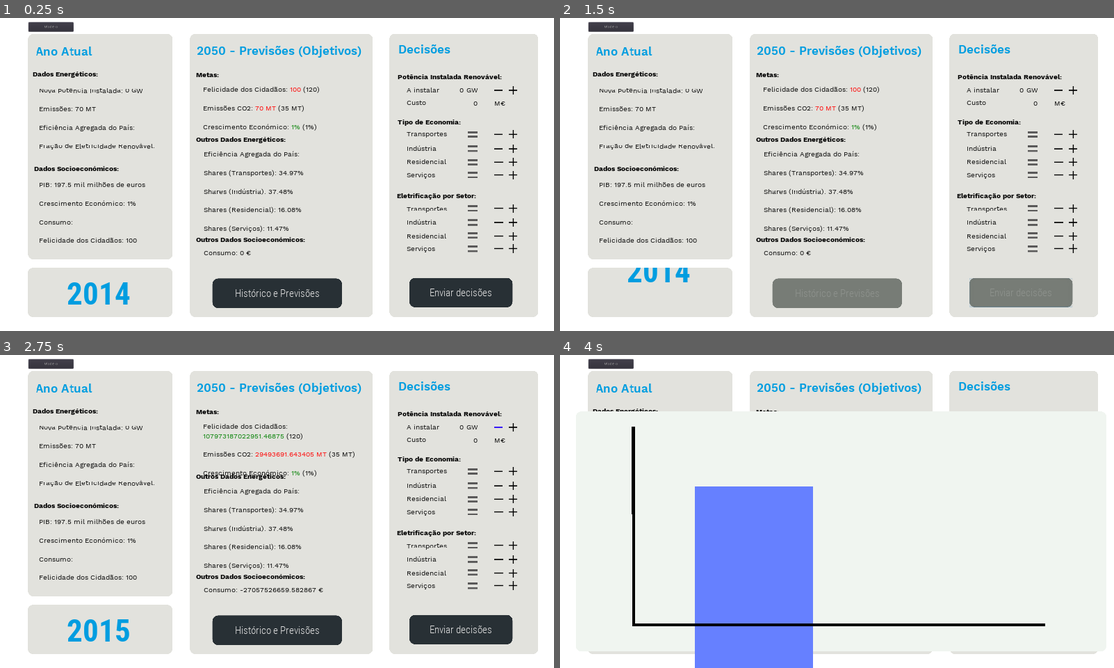
Above: before the commit, frames 1-4 (two rows, left to right).
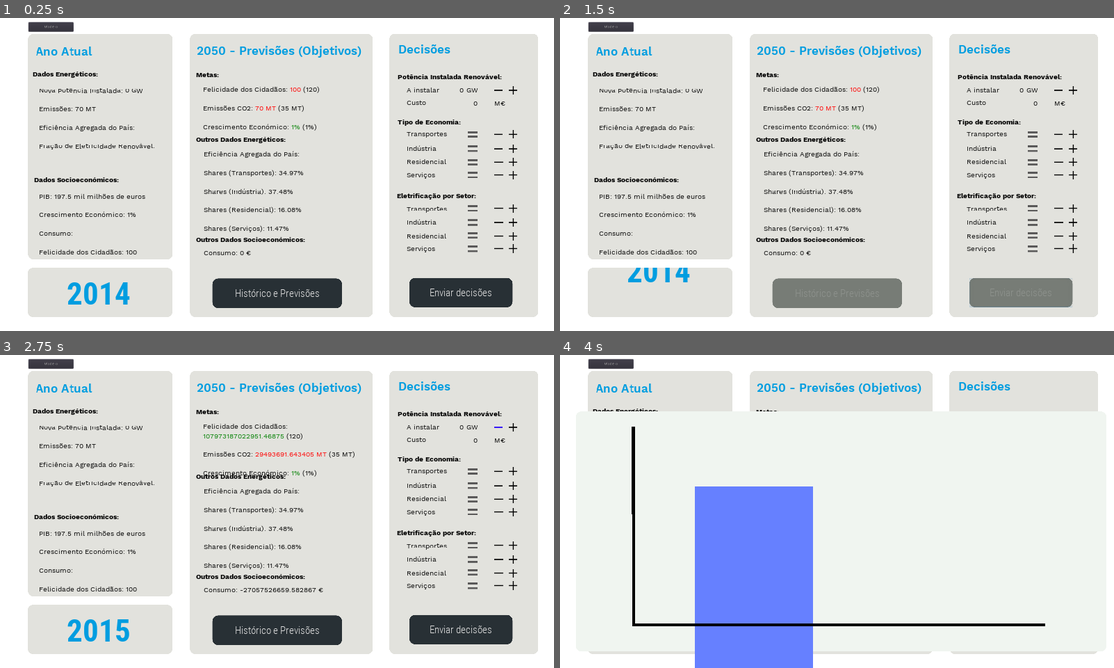
Above: after the commit, the same moments.

Repository: TiagoTaveira/ExergyX
Game: Godot game, scene res://MainScene.tscn
Two runs of this game, one before a commit and one after it. Both use one fixed random seed, a clock stepped at 60 frames per second and the inputs below.
Inputs (mouse positions are in pixels of both pictures, inside the frame that each line leads up to):
- Up to frame 1 (0.25 s): no input
- Up to frame 2 (1.5 s): click "Enviar decisões" at 0.5 s; click "Confirmar e ir para 2015" at 1.25 s
- Up to frame 3 (2.75 s): click (498, 430) at 2.02 s
- Up to frame 4 (4 s): click (1075, 473) at 2.75 s; click "Histórico e Previsões" at 3.5 s

The runs differ from the first frame. In frame 1, 1.1% of the frame differs, in the area x 6-27%, y 47-76%; in frame 2, 1.1%; in frame 3, 1.1%; in frame 4, nothing differs.

Commit message:
All arrows fully functional in all parts of the game

Diff:
--- a/MainScene.gd
+++ b/MainScene.gd
@@ -22,6 +22,14 @@
 	get_node("ContainerDecisoes/ScrollContainer/Control5/Plus").connect("pressed", self, "on_Residential_Plus_Button_pressed")
 	get_node("ContainerDecisoes/ScrollContainer/Control6/Minus").connect("pressed", self, "on_Services_Minus_Button_pressed")
 	get_node("ContainerDecisoes/ScrollContainer/Control6/Plus").connect("pressed", self, "on_Services_Plus_Button_pressed")
+	get_node("ContainerDecisoes/ScrollContainer/Control8/Minus").connect("pressed", self, "on_Transport_Electrification_Minus_Button_pressed")
+	get_node("ContainerDecisoes/ScrollContainer/Control8/Plus").connect("pressed", self, "on_Transport_Electrification_Plus_Button_pressed")
+	get_node("ContainerDecisoes/ScrollContainer/Control9/Minus").connect("pressed", self, "on_Industry_Electrification_Minus_Button_pressed")
+	get_node("ContainerDecisoes/ScrollContainer/Control9/Plus").connect("pressed", self, "on_Industry_Electrification_Plus_Button_pressed")
+	get_node("ContainerDecisoes/ScrollContainer/Control10/Minus").connect("pressed", self, "on_Residential_Electrification_Minus_Button_pressed")
+	get_node("ContainerDecisoes/ScrollContainer/Control10/Plus").connect("pressed", self, "on_Residential_Electrification_Plus_Button_pressed")
+	get_node("ContainerDecisoes/ScrollContainer/Control11/Minus").connect("pressed", self, "on_Services_Electrification_Minus_Button_pressed")
+	get_node("ContainerDecisoes/ScrollContainer/Control11/Plus").connect("pressed", self, "on_Services_Electrification_Plus_Button_pressed")
 	get_node("ConfirmationPopup/Control/ConfirmarDecisoes").connect("pressed", self, "on_Confirm_Button_pressed")
 	get_node("ConfirmationPopup/Control/CancelarDecisoes").connect("pressed", self, "on_Cancel_Button_pressed")
 
@@ -43,6 +51,11 @@
 	PlayerVariables.economy_type_percentage_industry = Model.shares_exergia_final_industria_do_ano[Model.ano_atual_indice] * 100.0
 	PlayerVariables.economy_type_percentage_residential = Model.shares_exergia_final_residencial_do_ano[Model.ano_atual_indice] * 100.0
 	PlayerVariables.economy_type_percentage_services = Model.shares_exergia_final_servicos_do_ano[Model.ano_atual_indice] * 100.0
+
+	PlayerVariables.electrification_by_sector_percentage_transportation = Model.shares_exergia_final_transportes_eletricidade_do_ano[Model.ano_atual_indice] * 100.0
+	PlayerVariables.electrification_by_sector_percentage_industry = Model.shares_exergia_final_industria_eletricidade_do_ano[Model.ano_atual_indice] * 100.0
+	PlayerVariables.electrification_by_sector_percentage_residential = Model.shares_exergia_final_residencial_eletricidade_do_ano[Model.ano_atual_indice] * 100.0
+	PlayerVariables.electrification_by_sector_percentage_services = Model.shares_exergia_final_servicos_eletricidade_do_ano[Model.ano_atual_indice] * 100.0
 
 func send_game_decisions_to_model():
 	Model.input_potencia_a_instalar = PlayerVariables.investment_renewables_percentage
@@ -94,10 +107,15 @@
 	PlayerVariables.final_year_utility = Model.utilidade_do_ano[Model.ano_atual_indice]
 	PlayerVariables.final_year_emissions = Model.emissoes_totais_do_ano[Model.ano_atual_indice]
 
-	PlayerVariables.economy_type_percentage_transportation = Model.shares_exergia_final_transportes_do_ano[Model.ano_atual_indice] * 100.0  #TODD: Apresentar com 1 casa decimal
+	PlayerVariables.economy_type_percentage_transportation = Model.shares_exergia_final_transportes_do_ano[Model.ano_atual_indice] * 100.0  #TODO: Apresentar com 1 casa decimal
 	PlayerVariables.economy_type_percentage_industry = Model.shares_exergia_final_industria_do_ano[Model.ano_atual_indice] * 100.0
 	PlayerVariables.economy_type_percentage_residential = Model.shares_exergia_final_residencial_do_ano[Model.ano_atual_indice] * 100.0
 	PlayerVariables.economy_type_percentage_services = Model.shares_exergia_final_servicos_do_ano[Model.ano_atual_indice] * 100.0
+
+	PlayerVariables.electrification_by_sector_percentage_transportation = Model.shares_exergia_final_transportes_eletricidade_do_ano[Model.ano_atual_indice] * 100.0
+	PlayerVariables.electrification_by_sector_percentage_industry = Model.shares_exergia_final_industria_eletricidade_do_ano[Model.ano_atual_indice] * 100.0
+	PlayerVariables.electrification_by_sector_percentage_residential = Model.shares_exergia_final_residencial_eletricidade_do_ano[Model.ano_atual_indice] * 100.0
+	PlayerVariables.electrification_by_sector_percentage_services = Model.shares_exergia_final_servicos_eletricidade_do_ano[Model.ano_atual_indice] * 100.0
 
 # Handle game text
 func update_text():
@@ -169,6 +187,47 @@
 func on_Services_Plus_Button_pressed():
 	if(PlayerVariables.economy_type_level_services < 11):
 		PlayerVariables.economy_type_level_services = PlayerVariables.economy_type_level_services + 1
+		update_level_images()
+
+
+func on_Transport_Electrification_Minus_Button_pressed():
+	if(PlayerVariables.electrification_by_sector_level_transportation > 1):
+		PlayerVariables.electrification_by_sector_level_transportation = PlayerVariables.electrification_by_sector_level_transportation - 1
+		update_level_images()
+
+func on_Transport_Electrification_Plus_Button_pressed():
+	if(PlayerVariables.electrification_by_sector_level_transportation < 11):
+		PlayerVariables.electrification_by_sector_level_transportation = PlayerVariables.electrification_by_sector_level_transportation + 1
+		update_level_images()
+
+func on_Industry_Electrification_Minus_Button_pressed():
+	if(PlayerVariables.electrification_by_sector_level_industry > 1):
+		PlayerVariables.electrification_by_sector_level_industry = PlayerVariables.electrification_by_sector_level_industry - 1
+		update_level_images()
+
+func on_Industry_Electrification_Plus_Button_pressed():
+	if(PlayerVariables.electrification_by_sector_level_industry < 11):
+		PlayerVariables.electrification_by_sector_level_industry = PlayerVariables.electrification_by_sector_level_industry + 1
+		update_level_images()
+
+func on_Residential_Electrification_Minus_Button_pressed():
+	if(PlayerVariables.electrification_by_sector_level_residential > 1):
+		PlayerVariables.electrification_by_sector_level_residential = PlayerVariables.electrification_by_sector_level_residential - 1
+		update_level_images()
+
+func on_Residential_Electrification_Plus_Button_pressed():
+	if(PlayerVariables.electrification_by_sector_level_residential < 11):
+		PlayerVariables.electrification_by_sector_level_residential = PlayerVariables.electrification_by_sector_level_residential + 1
+		update_level_images()
+
+func on_Services_Electrification_Minus_Button_pressed():
+	if(PlayerVariables.electrification_by_sector_level_services > 1):
+		PlayerVariables.electrification_by_sector_level_services = PlayerVariables.electrification_by_sector_level_services - 1
+		update_level_images()
+
+func on_Services_Electrification_Plus_Button_pressed():
+	if(PlayerVariables.electrification_by_sector_level_services < 11):
+		PlayerVariables.electrification_by_sector_level_services = PlayerVariables.electrification_by_sector_level_services + 1
 		update_level_images()
 
 
@@ -299,7 +358,7 @@
 	get_tree().change_scene("res://my_scene.tscn")
 
 
-
+# DEPRECATED
 func calculate_percentages():
 	##Economy Types
 	var total_points = PlayerVariables.economy_type_level_transportation + PlayerVariables.economy_type_level_industry + PlayerVariables.economy_type_level_residential + PlayerVariables.economy_type_level_services
@@ -342,6 +401,8 @@
 	#PlayerVariables.final_year_emissions = round(PlayerVariables.final_year_emissions*(rand_range(0.9, 1.1) - 0.005 * PlayerVariables.investment_renewables_percentage))
 
 func disable_all_buttons():
+	get_node("ContainerDecisoes/ScrollContainer/Control/Minus").disabled = true
+	get_node("ContainerDecisoes/ScrollContainer/Control/Plus").disabled = true
 	get_node("ContainerDecisoes/ScrollContainer/Control3/Minus").disabled = true
 	get_node("ContainerDecisoes/ScrollContainer/Control3/Plus").disabled = true
 	get_node("ContainerDecisoes/ScrollContainer/Control4/Minus").disabled = true
@@ -350,11 +411,21 @@
 	get_node("ContainerDecisoes/ScrollContainer/Control5/Plus").disabled = true
 	get_node("ContainerDecisoes/ScrollContainer/Control6/Minus").disabled = true
 	get_node("ContainerDecisoes/ScrollContainer/Control6/Plus").disabled = true
+	get_node("ContainerDecisoes/ScrollContainer/Control8/Minus").disabled = true
+	get_node("ContainerDecisoes/ScrollContainer/Control8/Plus").disabled = true
+	get_node("ContainerDecisoes/ScrollContainer/Control9/Minus").disabled = true
+	get_node("ContainerDecisoes/ScrollContainer/Control9/Plus").disabled = true
+	get_node("ContainerDecisoes/ScrollContainer/Control10/Minus").disabled = true
+	get_node("ContainerDecisoes/ScrollContainer/Control10/Plus").disabled = true
+	get_node("ContainerDecisoes/ScrollContainer/Control11/Minus").disabled = true
+	get_node("ContainerDecisoes/ScrollContainer/Control11/Plus").disabled = true
 	get_node("ContainerDecisoes/EnviarDecisoes").disabled = true
 	get_node("ContainerPrevisoes/HistoricoPrevisoes").disabled = true
 
 
 func enable_all_buttons():
+	get_node("ContainerDecisoes/ScrollContainer/Control/Minus").disabled = false
+	get_node("ContainerDecisoes/ScrollContainer/Control/Plus").disabled = false
 	get_node("ContainerDecisoes/ScrollContainer/Control3/Minus").disabled = false
 	get_node("ContainerDecisoes/ScrollContainer/Control3/Plus").disabled = false
 	get_node("ContainerDecisoes/ScrollContainer/Control4/Minus").disabled = false
@@ -363,6 +434,14 @@
 	get_node("ContainerDecisoes/ScrollContainer/Control5/Plus").disabled = false
 	get_node("ContainerDecisoes/ScrollContainer/Control6/Minus").disabled = false
 	get_node("ContainerDecisoes/ScrollContainer/Control6/Plus").disabled = false
+	get_node("ContainerDecisoes/ScrollContainer/Control8/Minus").disabled = false
+	get_node("ContainerDecisoes/ScrollContainer/Control8/Plus").disabled = false
+	get_node("ContainerDecisoes/ScrollContainer/Control9/Minus").disabled = false
+	get_node("ContainerDecisoes/ScrollContainer/Control9/Plus").disabled = false
+	get_node("ContainerDecisoes/ScrollContainer/Control10/Minus").disabled = false
+	get_node("ContainerDecisoes/ScrollContainer/Control10/Plus").disabled = false
+	get_node("ContainerDecisoes/ScrollContainer/Control11/Minus").disabled = false
+	get_node("ContainerDecisoes/ScrollContainer/Control11/Plus").disabled = false
 	get_node("ContainerDecisoes/EnviarDecisoes").disabled = false
 	get_node("ContainerPrevisoes/HistoricoPrevisoes").disabled = false
 
@@ -517,16 +596,152 @@
 
 
 	##Electrification
-
-
-
-
-
-
-
-
-
-## MODEL POPUP
+	#Transports
+	if(PlayerVariables.electrification_by_sector_level_transportation == 1):
+		get_node("ContainerDecisoes/ScrollContainer/Control8/Level").texture = load("res://down5.png")
+		get_node("ConfirmationPopup/Control/Transportes2/Level").texture  = load("res://down5.png")
+	if(PlayerVariables.electrification_by_sector_level_transportation == 2):
+		get_node("ContainerDecisoes/ScrollContainer/Control8/Level").texture = load("res://down4.png")
+		get_node("ConfirmationPopup/Control/Transportes2/Level").texture  = load("res://down4.png")
+	if(PlayerVariables.electrification_by_sector_level_transportation == 3):
+		get_node("ContainerDecisoes/ScrollContainer/Control8/Level").texture = load("res://down3.png")
+		get_node("ConfirmationPopup/Control/Transportes2/Level").texture  = load("res://down3.png")
+	if(PlayerVariables.electrification_by_sector_level_transportation == 4):
+		get_node("ContainerDecisoes/ScrollContainer/Control8/Level").texture = load("res://down2.png")
+		get_node("ConfirmationPopup/Control/Transportes2/Level").texture  = load("res://down2.png")
+	if(PlayerVariables.electrification_by_sector_level_transportation == 5):
+		get_node("ContainerDecisoes/ScrollContainer/Control8/Level").texture = load("res://down1.png")
+		get_node("ConfirmationPopup/Control/Transportes2/Level").texture  = load("res://down1.png")
+	if(PlayerVariables.electrification_by_sector_level_transportation == 6):
+		get_node("ContainerDecisoes/ScrollContainer/Control8/Level").texture = load("res://middle0.png")
+		get_node("ConfirmationPopup/Control/Transportes2/Level").texture  = load("res://middle0.png")
+	if(PlayerVariables.electrification_by_sector_level_transportation == 7):
+		get_node("ContainerDecisoes/ScrollContainer/Control8/Level").texture = load("res://up1.png")
+		get_node("ConfirmationPopup/Control/Transportes2/Level").texture  = load("res://up1.png")
+	if(PlayerVariables.electrification_by_sector_level_transportation == 8):
+		get_node("ContainerDecisoes/ScrollContainer/Control8/Level").texture = load("res://up2.png")
+		get_node("ConfirmationPopup/Control/Transportes2/Level").texture  = load("res://up2.png")
+	if(PlayerVariables.electrification_by_sector_level_transportation == 9):
+		get_node("ContainerDecisoes/ScrollContainer/Control8/Level").texture = load("res://up3.png")
+		get_node("ConfirmationPopup/Control/Transportes2/Level").texture  = load("res://up3.png")
+	if(PlayerVariables.electrification_by_sector_level_transportation == 10):
+		get_node("ContainerDecisoes/ScrollContainer/Control8/Level").texture = load("res://up4.png")
+		get_node("ConfirmationPopup/Control/Transportes2/Level").texture  = load("res://up4.png")
+	if(PlayerVariables.electrification_by_sector_level_transportation == 11):
+		get_node("ContainerDecisoes/ScrollContainer/Control8/Level").texture = load("res://up5.png")
+		get_node("ConfirmationPopup/Control/Transportes2/Level").texture  = load("res://up5.png")
+	#Industry
+	if(PlayerVariables.electrification_by_sector_level_industry == 1):
+		get_node("ContainerDecisoes/ScrollContainer/Control9/Level").texture = load("res://down5.png")
+		get_node("ConfirmationPopup/Control/Industria2/Level").texture  = load("res://down5.png")
+	if(PlayerVariables.electrification_by_sector_level_industry == 2):
+		get_node("ContainerDecisoes/ScrollContainer/Control9/Level").texture = load("res://down4.png")
+		get_node("ConfirmationPopup/Control/Industria2/Level").texture  = load("res://down4.png")
+	if(PlayerVariables.electrification_by_sector_level_industry == 3):
+		get_node("ContainerDecisoes/ScrollContainer/Control9/Level").texture = load("res://down3.png")
+		get_node("ConfirmationPopup/Control/Industria2/Level").texture  = load("res://down3.png")
+	if(PlayerVariables.electrification_by_sector_level_industry == 4):
+		get_node("ContainerDecisoes/ScrollContainer/Control9/Level").texture = load("res://down2.png")
+		get_node("ConfirmationPopup/Control/Industria2/Level").texture  = load("res://down2.png")
+	if(PlayerVariables.electrification_by_sector_level_industry == 5):
+		get_node("ContainerDecisoes/ScrollContainer/Control9/Level").texture = load("res://down1.png")
+		get_node("ConfirmationPopup/Control/Industria2/Level").texture  = load("res://down1.png")
+	if(PlayerVariables.electrification_by_sector_level_industry == 6):
+		get_node("ContainerDecisoes/ScrollContainer/Control9/Level").texture = load("res://middle0.png")
+		get_node("ConfirmationPopup/Control/Industria2/Level").texture  = load("res://middle0.png")
+	if(PlayerVariables.electrification_by_sector_level_industry == 7):
+		get_node("ContainerDecisoes/ScrollContainer/Control9/Level").texture = load("res://up1.png")
+		get_node("ConfirmationPopup/Control/Industria2/Level").texture  = load("res://up1.png")
+	if(PlayerVariables.electrification_by_sector_level_industry == 8):
+		get_node("ContainerDecisoes/ScrollContainer/Control9/Level").texture = load("res://up2.png")
+		get_node("ConfirmationPopup/Control/Industria2/Level").texture  = load("res://up2.png")
+	if(PlayerVariables.electrification_by_sector_level_industry == 9):
+		get_node("ContainerDecisoes/ScrollContainer/Control9/Level").texture = load("res://up3.png")
+		get_node("ConfirmationPopup/Control/Industria2/Level").texture  = load("res://up3.png")
+	if(PlayerVariables.electrification_by_sector_level_industry == 10):
+		get_node("ContainerDecisoes/ScrollContainer/Control9/Level").texture = load("res://up4.png")
+		get_node("ConfirmationPopup/Control/Industria2/Level").texture  = load("res://up4.png")
+	if(PlayerVariables.electrification_by_sector_level_industry == 11):
+		get_node("ContainerDecisoes/ScrollContainer/Control9/Level").texture = load("res://up5.png")
+		get_node("ConfirmationPopup/Control/Industria2/Level").texture  = load("res://up5.png")
+	#Residential
+	if(PlayerVariables.electrification_by_sector_level_residential == 1):
+		get_node("ContainerDecisoes/ScrollContainer/Control10/Level").texture = load("res://down5.png")
+		get_node("ConfirmationPopup/Control/Residencial2/Level").texture  = load("res://down5.png")
+	if(PlayerVariables.electrification_by_sector_level_residential == 2):
+		get_node("ContainerDecisoes/ScrollContainer/Control10/Level").texture = load("res://down4.png")
+		get_node("ConfirmationPopup/Control/Residencial2/Level").texture  = load("res://down4.png")
+	if(PlayerVariables.electrification_by_sector_level_residential == 3):
+		get_node("ContainerDecisoes/ScrollContainer/Control10/Level").texture = load("res://down3.png")
+		get_node("ConfirmationPopup/Control/Residencial2/Level").texture  = load("res://down3.png")
+	if(PlayerVariables.electrification_by_sector_level_residential == 4):
+		get_node("ContainerDecisoes/ScrollContainer/Control10/Level").texture = load("res://down2.png")
+		get_node("ConfirmationPopup/Control/Residencial2/Level").texture  = load("res://down2.png")
+	if(PlayerVariables.electrification_by_sector_level_residential == 5):
+		get_node("ContainerDecisoes/ScrollContainer/Control10/Level").texture = load("res://down1.png")
+		get_node("ConfirmationPopup/Control/Residencial2/Level").texture  = load("res://down1.png")
+	if(PlayerVariables.electrification_by_sector_level_residential == 6):
+		get_node("ContainerDecisoes/ScrollContainer/Control10/Level").texture = load("res://middle0.png")
+		get_node("ConfirmationPopup/Control/Residencial2/Level").texture  = load("res://middle0.png")
+	if(PlayerVariables.electrification_by_sector_level_residential == 7):
+		get_node("ContainerDecisoes/ScrollContainer/Control10/Level").texture = load("res://up1.png")
+		get_node("ConfirmationPopup/Control/Residencial2/Level").texture  = load("res://up1.png")
+	if(PlayerVariables.electrification_by_sector_level_residential == 8):
+		get_node("ContainerDecisoes/ScrollContainer/Control10/Level").texture = load("res://up2.png")
+		get_node("ConfirmationPopup/Control/Residencial2/Level").texture  = load("res://up2.png")
+	if(PlayerVariables.electrification_by_sector_level_residential == 9):
+		get_node("ContainerDecisoes/ScrollContainer/Control10/Level").texture = load("res://up3.png")
+		get_node("ConfirmationPopup/Control/Residencial2/Level").texture  = load("res://up3.png")
+	if(PlayerVariables.electrification_by_sector_level_residential == 10):
+		get_node("ContainerDecisoes/ScrollContainer/Control10/Level").texture = load("res://up4.png")
+		get_node("ConfirmationPopup/Control/Residencial2/Level").texture  = load("res://up4.png")
+	if(PlayerVariables.electrification_by_sector_level_residential == 11):
+		get_node("ContainerDecisoes/ScrollContainer/Control10/Level").texture = load("res://up5.png")
+		get_node("ConfirmationPopup/Control/Residencial2/Level").texture  = load("res://up5.png")
+	#Services
+	if(PlayerVariables.electrification_by_sector_level_services == 1):
+		get_node("ContainerDecisoes/ScrollContainer/Control11/Level").texture = load("res://down5.png")
+		get_node("ConfirmationPopup/Control/Servicos2/Level").texture  = load("res://down5.png")
+	if(PlayerVariables.electrification_by_sector_level_services == 2):
+		get_node("ContainerDecisoes/ScrollContainer/Control11/Level").texture = load("res://down4.png")
+		get_node("ConfirmationPopup/Control/Servicos2/Level").texture  = load("res://down4.png")
+	if(PlayerVariables.electrification_by_sector_level_services == 3):
+		get_node("ContainerDecisoes/ScrollContainer/Control11/Level").texture = load("res://down3.png")
+		get_node("ConfirmationPopup/Control/Servicos2/Level").texture  = load("res://down3.png")
+	if(PlayerVariables.electrification_by_sector_level_services == 4):
+		get_node("ContainerDecisoes/ScrollContainer/Control11/Level").texture = load("res://down2.png")
+		get_node("ConfirmationPopup/Control/Servicos2/Level").texture  = load("res://down3.png")
+	if(PlayerVariables.electrification_by_sector_level_services == 5):
+		get_node("ContainerDecisoes/ScrollContainer/Control11/Level").texture = load("res://down1.png")
+		get_node("ConfirmationPopup/Control/Servicos2/Level").texture  = load("res://down1.png")
+	if(PlayerVariables.electrification_by_sector_level_services == 6):
+		get_node("ContainerDecisoes/ScrollContainer/Control11/Level").texture = load("res://middle0.png")
+		get_node("ConfirmationPopup/Control/Servicos2/Level").texture  = load("res://middle0.png")
+	if(PlayerVariables.electrification_by_sector_level_services == 7):
+		get_node("ContainerDecisoes/ScrollContainer/Control11/Level").texture = load("res://up1.png")
+		get_node("ConfirmationPopup/Control/Servicos2/Level").texture  = load("res://up1.png")
+	if(PlayerVariables.electrification_by_sector_level_services == 8):
+		get_node("ContainerDecisoes/ScrollContainer/Control11/Level").texture = load("res://up2.png")
+		get_node("ConfirmationPopup/Control/Servicos2/Level").texture  = load("res://up2.png")
+	if(PlayerVariables.electrification_by_sector_level_services == 9):
+		get_node("ContainerDecisoes/ScrollContainer/Control11/Level").texture = load("res://up3.png")
+		get_node("ConfirmationPopup/Control/Servicos2/Level").texture  = load("res://up3.png")
+	if(PlayerVariables.electrification_by_sector_level_services == 10):
+		get_node("ContainerDecisoes/ScrollContainer/Control11/Level").texture = load("res://up4.png")
+		get_node("ConfirmationPopup/Control/Servicos2/Level").texture  = load("res://up4.png")
+	if(PlayerVariables.electrification_by_sector_level_services == 11):
+		get_node("ContainerDecisoes/ScrollContainer/Control11/Level").texture = load("res://up5.png")
+		get_node("ConfirmationPopup/Control/Servicos2/Level").texture  = load("res://up5.png")
+
+
+
+
+
+
+
+
+
+## MODEL SIMULATOR POPUP
 func _on_Model_Button_pressed():
 	get_node("ModelPopup").popup()
 
--- a/MainScene.tscn
+++ b/MainScene.tscn
@@ -887,9 +887,9 @@
 
 [node name="TextoDadosSocioeconomicos" type="RichTextLabel" parent="EstadoAtual"]
 margin_left = 38.0
-margin_top = 505.0
+margin_top = 544.0
 margin_right = 478.0
-margin_bottom = 817.0
+margin_bottom = 856.0
 custom_fonts/normal_font = ExtResource( 6 )
 custom_colors/default_color = Color( 0, 0, 0, 1 )
 text = "PIB: 197.5 mil milhões de euros
@@ -915,9 +915,9 @@
 
 [node name="DadosSocioeconomicos" type="RichTextLabel" parent="EstadoAtual"]
 margin_left = 20.5911
-margin_top = 449.198
+margin_top = 488.198
 margin_right = 426.591
-margin_bottom = 489.198
+margin_bottom = 528.198
 rect_pivot_offset = Vector2( 0, 21.7076 )
 custom_fonts/bold_font = ExtResource( 5 )
 custom_fonts/normal_font = ExtResource( 6 )
